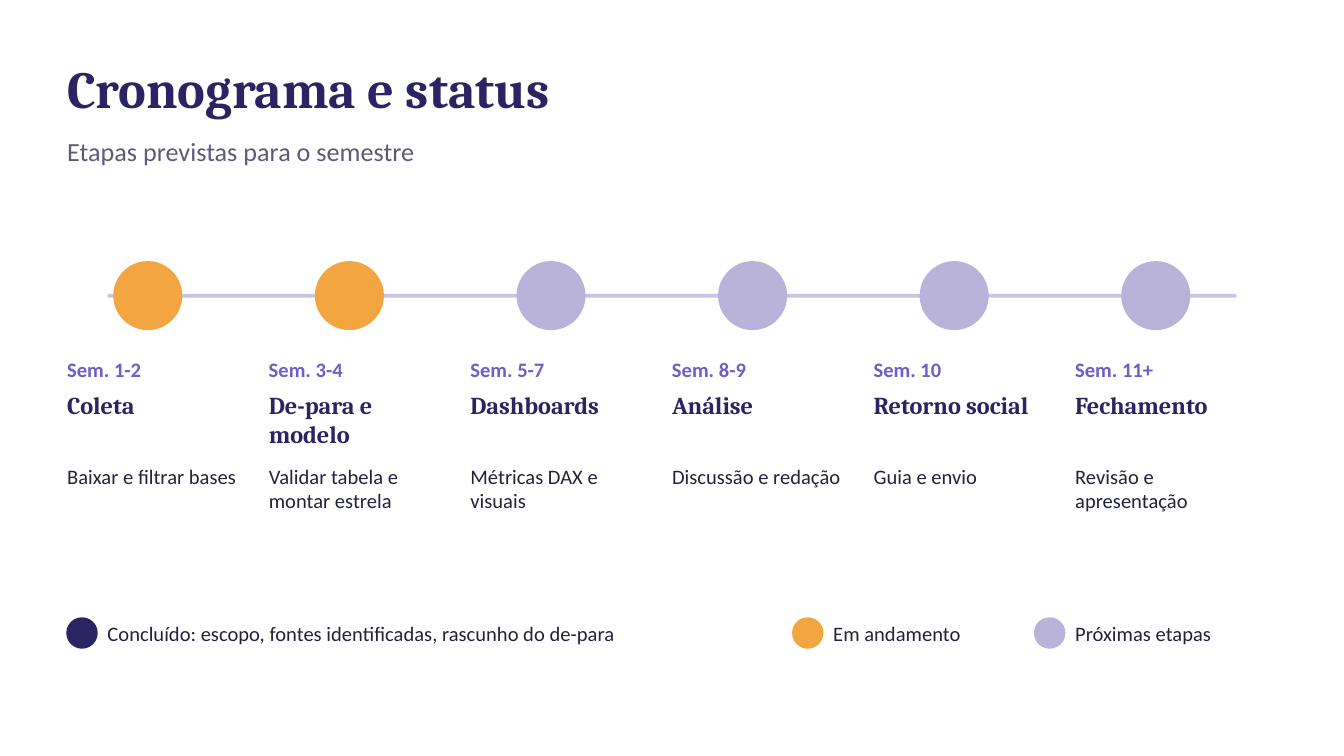
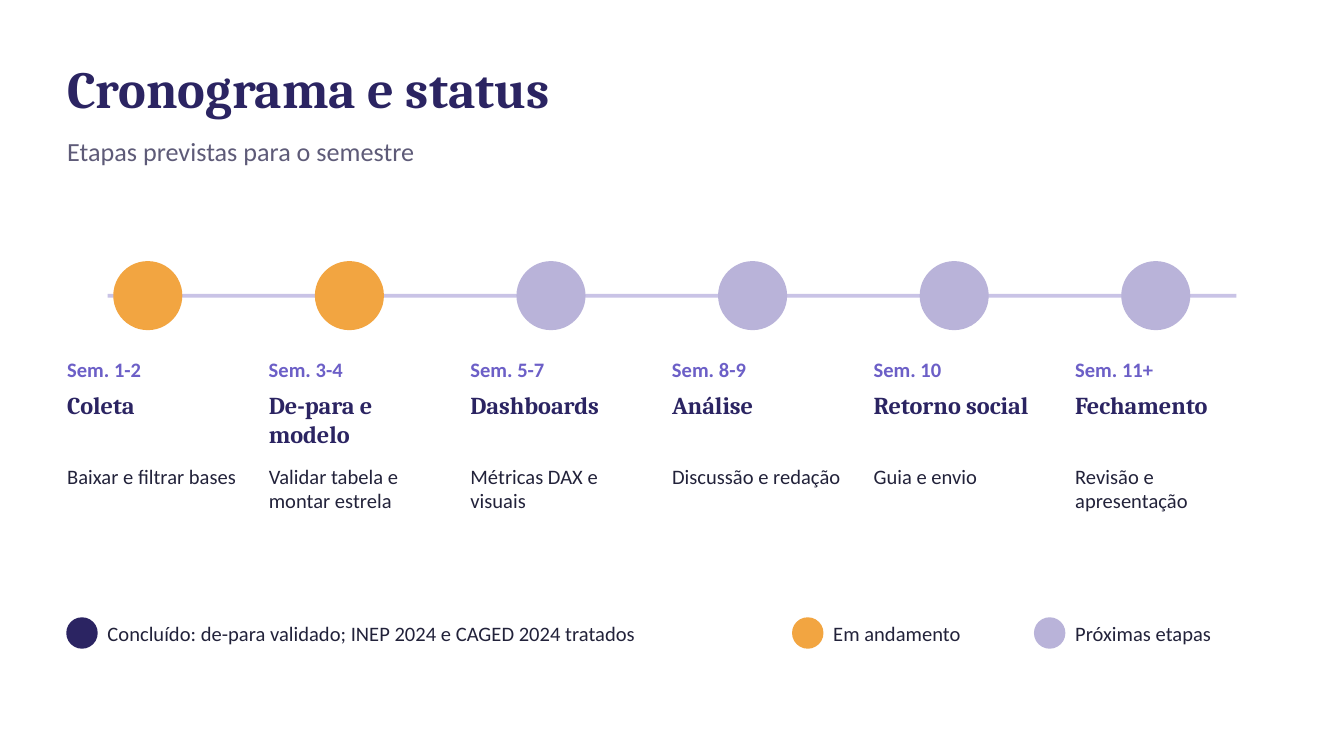
Before and after one commit to guilherme-ndo/projetointegrador-ii, a slide deck: slide 12 of docs/apresentacao_pi2.pptx (slide 10 before the commit). Drawn at 1344x756 pixels with LibreOffice and Linux fonts; fonts in the diff are those of the drawing. Boxes give left, top, right and bottom in pixels: in the first picture for what was removed or moved away, otherwise in the second. Text is boxed around its words. In the diff, an @@ line names an element or a change of style, - is before the commit and + after.

```diff
--- a/docs/apresentacao_pi2.pptx
+++ b/docs/apresentacao_pi2.pptx
@@ text at (x1=107, y1=626, x2=635, y2=645): text changed @@
-Concluído: escopo, fontes identificadas, rascunho do de-para
+Concluído: de-para validado; INEP 2024 e CAGED 2024 tratados
```
Also in this commit, not shown: 2 other slides changed, 2 slides added, 6 other files.
